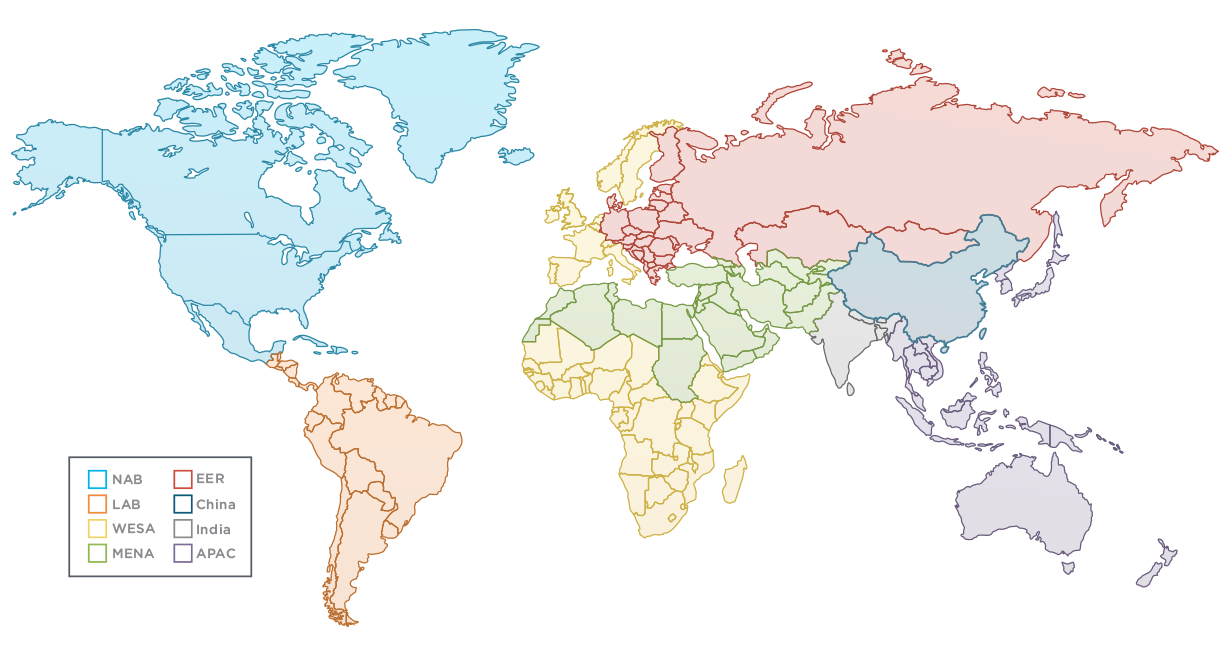
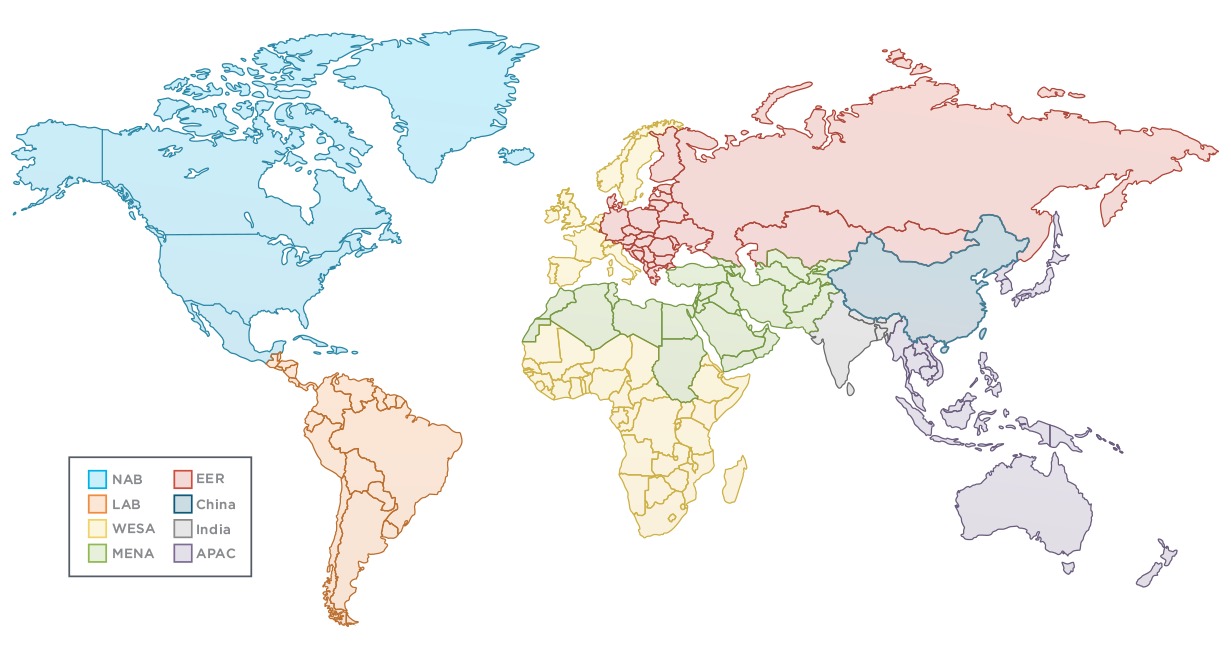
Layer changes from the first (1231, 658) image to the second:
renamed "Vector Smart Object" to "Vector Smart Object1", painted on it over [89, 471, 191, 561]
